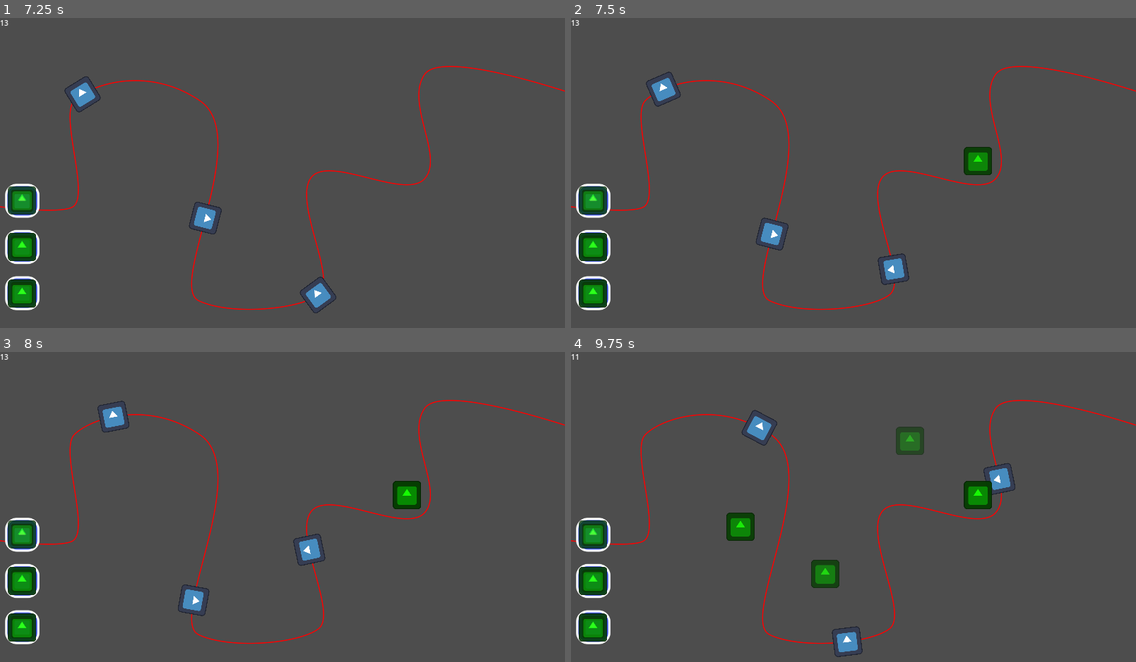
Above: before the commit, frames 1-4 (two rows, left to right).
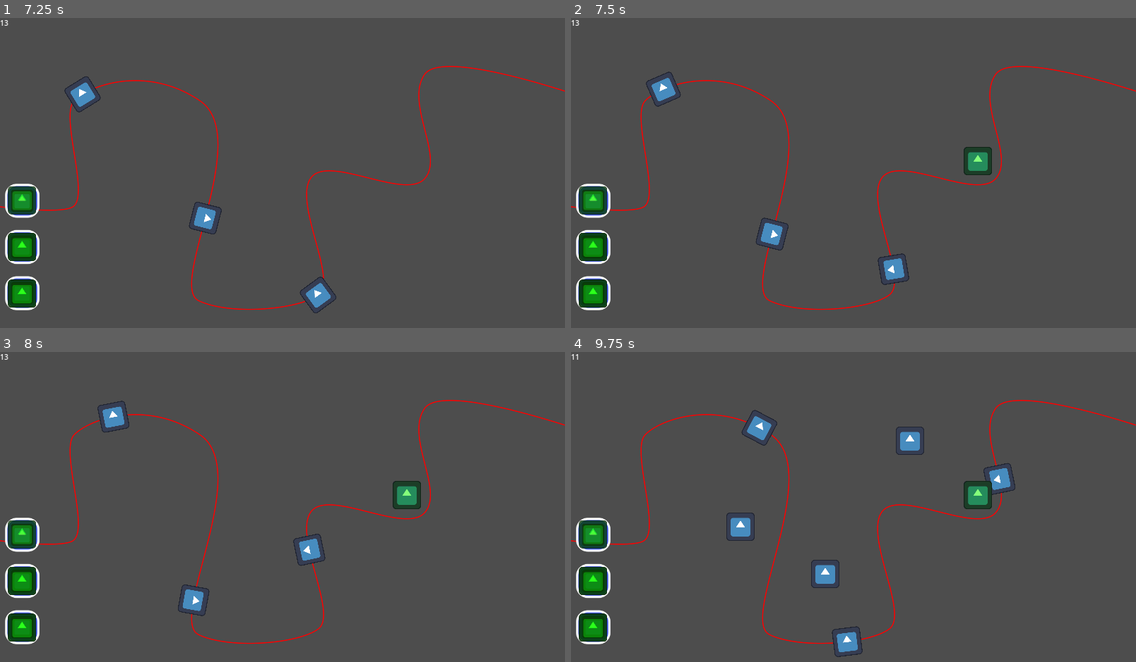
Above: after the commit, the same moments.

Repository: Galitie/20-sec-game-jam
Game: Godot game, scene res://Prototype/main.tscn
The game is run twice, just before and just after one commit, with the same random seed, the same clock (stepped at 60 frames per second) and the same inputs. The engine's default icon, where the game draws it, is replaced by a stand-in: a white triangle on a blue panel in a dark square.
Inputs (mouse positions are in pixels of both pictures, inside the frame that each line leads up to):
- Up to frame 1 (7.25 s): click (22, 200) at 0.5 s; click (22, 247) at 1.25 s; click (22, 293) at 2 s; click (22, 200) at 2.75 s; click (22, 247) at 3.5 s; click (22, 293) at 4.25 s; click (22, 200) at 5 s; click (22, 247) at 5.75 s; click (22, 293) at 6.5 s
- Up to frame 2 (7.5 s): tap Enter (ui_accept) at 7.25, 7.35 s; move the mouse to (977, 160) at 7.27 s
- Up to frame 3 (8 s): tap Enter (ui_accept) at 7.52, 7.82 s
- Up to frame 4 (9.75 s): move the mouse to (740, 525) at 8.02 s; tap Enter (ui_accept) at 8.1, 8.27, 8.57, 8.85, 9.6 s; move the mouse to (910, 441) at 8.77 s; move the mouse to (825, 575) at 9.52 s

Frame 1 is identical in both runs. In frame 2, 0.4% of the frame differs, in the area x 69-75%, y 41-51%; in frame 3, 0.4%; in frame 4, 1.7%, in the area x 27-75%, y 24-77%.

Commit message:
added drag, drop and cancel tower build

Diff:
--- a/Prototype/main.gd
+++ b/Prototype/main.gd
@@ -27,6 +27,14 @@
 		update_tower_preview()
 
 
+func _unhandled_input(event):
+	if event.is_action_released("ui_cancel") and build_mode == true:
+		cancel_build_mode()
+	if event.is_action_released("ui_accept") and build_mode == true:
+		verify_and_build()
+		cancel_build_mode()
+
+
 func initiate_build_mode(tower_type):
 	build_type = tower_type
 	build_mode = true
@@ -40,7 +48,14 @@
 
 
 func cancel_build_mode():
-	pass
+	build_mode = false
+	get_node("CanvasLayer/TowerPreview").queue_free()
+
+
+func verify_and_build():
+	var new_tower = load("res://Scenes/Towers/" + build_type + ".tscn").instantiate()
+	new_tower.global_position = get_global_mouse_position()
+	get_node("TowerContainer").add_child(new_tower, true)
 
 
 func start_enemy_wave():
--- a/Scenes/UI/HUD.tscn
+++ b/Scenes/UI/HUD.tscn
@@ -10,6 +10,7 @@
 anchor_bottom = 1.0
 grow_horizontal = 2
 grow_vertical = 2
+mouse_filter = 2
 
 [node name="BuildBar" type="VBoxContainer" parent="."]
 custom_minimum_size = Vector2(100, 400)
--- a/project.godot
+++ b/project.godot
@@ -21,3 +21,20 @@
 window/size/viewport_height=720
 window/stretch/mode="canvas_items"
 window/stretch/aspect="expand"
+
+[input]
+
+ui_accept={
+"deadzone": 0.5,
+"events": [Object(InputEventKey,"resource_local_to_scene":false,"resource_name":"","device":0,"window_id":0,"alt_pressed":false,"shift_pressed":false,"ctrl_pressed":false,"meta_pressed":false,"pressed":false,"keycode":4194309,"physical_keycode":0,"key_label":0,"unicode":0,"echo":false,"script":null)
+, Object(InputEventKey,"resource_local_to_scene":false,"resource_name":"","device":0,"window_id":0,"alt_pressed":false,"shift_pressed":false,"ctrl_pressed":false,"meta_pressed":false,"pressed":false,"keycode":4194310,"physical_keycode":0,"key_label":0,"unicode":0,"echo":false,"script":null)
+, Object(InputEventKey,"resource_local_to_scene":false,"resource_name":"","device":0,"window_id":0,"alt_pressed":false,"shift_pressed":false,"ctrl_pressed":false,"meta_pressed":false,"pressed":false,"keycode":32,"physical_keycode":0,"key_label":0,"unicode":32,"echo":false,"script":null)
+, Object(InputEventMouseButton,"resource_local_to_scene":false,"resource_name":"","device":-1,"window_id":0,"alt_pressed":false,"shift_pressed":false,"ctrl_pressed":false,"meta_pressed":false,"button_mask":0,"position":Vector2(0, 0),"global_position":Vector2(0, 0),"factor":1.0,"button_index":1,"canceled":false,"pressed":false,"double_click":false,"script":null)
+]
+}
+ui_cancel={
+"deadzone": 0.5,
+"events": [Object(InputEventKey,"resource_local_to_scene":false,"resource_name":"","device":0,"window_id":0,"alt_pressed":false,"shift_pressed":false,"ctrl_pressed":false,"meta_pressed":false,"pressed":false,"keycode":4194305,"physical_keycode":0,"key_label":0,"unicode":0,"echo":false,"script":null)
+, Object(InputEventMouseButton,"resource_local_to_scene":false,"resource_name":"","device":-1,"window_id":0,"alt_pressed":false,"shift_pressed":false,"ctrl_pressed":false,"meta_pressed":false,"button_mask":0,"position":Vector2(0, 0),"global_position":Vector2(0, 0),"factor":1.0,"button_index":2,"canceled":false,"pressed":false,"double_click":false,"script":null)
+]
+}
